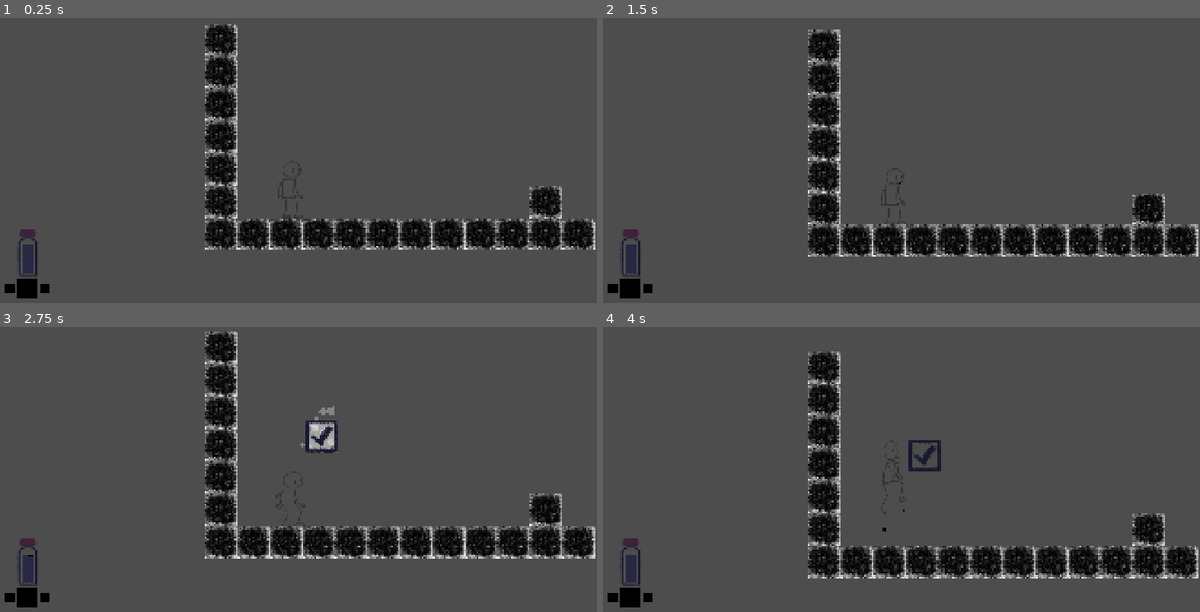
Above: before the commit, frames 1-4 (two rows, left to right).
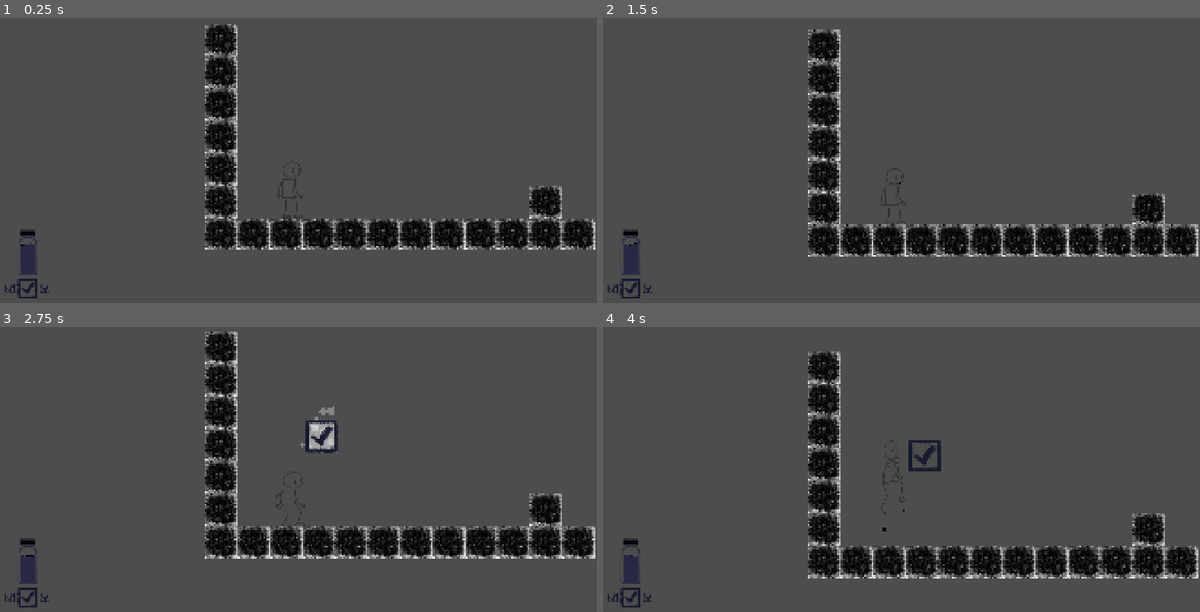
Above: after the commit, the same moments.

Repository: YhagoTomasini/Exlabers_Felpojam_026
Game: Godot game, scene res://Cenas/sala_de_testes.tscn
The game is run twice, just before and just after one commit, with the same random seed, the same clock (stepped at 60 frames per second) and the same inputs. The engine's default icon, where the game draws it, is replaced by a stand-in: a white triangle on a blue panel in a dark square.
Inputs (mouse positions are in pixels of both pictures, inside the frame that each line leads up to):
- Up to frame 1 (0.25 s): no input
- Up to frame 2 (1.5 s): move the mouse to (1026, 126) at 0.52 s; hold E (UI_move_right) from 0.53 s (still down); click (1026, 126) at 0.6 s; tap Up (ui_up) at 0.77 s; move the mouse to (776, 160) at 1.27 s; click (776, 160) at 1.35 s
- Up to frame 3 (2.75 s): tap Up (ui_up) at 1.52 s; move the mouse to (352, 378) at 2.02 s; release E (UI_move_right) at 2.03 s; hold Q (UI_move_left) from 2.03 s (still down); hold Right mouse button (clickRight) from 2.03 s (still down); click (352, 378) at 2.3 s
- Up to frame 4 (4 s): move the mouse to (865, 520) at 2.77 s; release Q (UI_move_left) at 2.78 s; release Right mouse button (clickRight) at 2.78 s; hold E (UI_move_right) from 2.78 s (still down); click (865, 520) at 2.85 s; tap Up (ui_up) at 3.02, 3.77 s; move the mouse to (1080, 503) at 3.52 s; click (1080, 503) at 3.6 s

The runs differ from the first frame. In frame 1, 0.5% of the frame differs, in the area x 0-9%, y 74-99%; in frame 2, 0.6%; in frame 3, 0.5%; in frame 4, 0.5%.

Commit message:
update frasco

Diff:
--- a/felpojams-dos-exlabers/Codigos/globals.gd
+++ b/felpojams-dos-exlabers/Codigos/globals.gd
@@ -2,10 +2,10 @@
 
 #preload das imagens dos icones da ui de cada cor de tinta para deixar no array
 #e permitir a funcionalidade do botão interativo que criei na ui
-var preto : Texture2D = preload("res://Imagens/preoUI.png")
-var magenta : Texture2D = preload("res://Imagens/magentaUI.png")
-var amarelo : Texture2D = preload("res://Imagens/amareloUI.png")
-var ciano : Texture2D = preload("res://Imagens/cianoUI.png")
+var preto : Texture2D = preload("res://Imagens/carimbos/preto.png")
+var magenta : Texture2D = preload("res://Imagens/carimbos/magenta2.png")
+var amarelo : Texture2D = preload("res://Imagens/carimbos/amarelo.png")
+var ciano : Texture2D = preload("res://Imagens/carimbos/azul.png")
 
 # VARIAVEIS GLOBAIS
 
--- a/felpojams-dos-exlabers/Codigos/ui_tintas.gd
+++ b/felpojams-dos-exlabers/Codigos/ui_tintas.gd
@@ -9,12 +9,12 @@
 
 @export var barra : Sprite2D
 @export var barra2 : Sprite2D
+@export var frasco : Sprite2D
 
 func _ready() -> void:
 	atualizar_tintas()
 	atualizar_barra()
 
-	barra2.self_modulate = Color(0.0, 0.0, 0.0, 1.0)
 #Essa função serve para atualizar a barra de nivel de cada tinta nos carimbos,
 #uma forma visual de mostrar para o player que a tinta esta acabando
 func atualizar_barra():
@@ -25,19 +25,24 @@
 	#Sempre que chamado irá verificar qual a tinta atual
 	if Globals.corAtual == 0:
 		barra.self_modulate = Color(0.157, 0.157, 0.267, 1.0)
+		frasco.self_modulate = Color(0.157, 0.157, 0.267, 1.0)
+
 		estoqueAtual = Globals.tanqueTintaPreta
 
 	elif Globals.corAtual == 2:
 		estoqueAtual = Globals.tanqueTintaMagenta
 		barra.self_modulate = Color(1.0, 0.0, 1.0, 1.0)
+		frasco.self_modulate = Color(1.0, 0.0, 1.0, 1.0)
 
 	elif Globals.corAtual == 1:
 		estoqueAtual = Globals.tanqueTintaAmarelo
 		barra.self_modulate = Color(1.0, 1.0, 0.0, 1.0)
+		frasco.self_modulate = Color(1.0, 1.0, 0.0, 1.0)
 
 	elif Globals.corAtual == 3:
 		estoqueAtual = Globals.tanqueTintaCiano
 		barra.self_modulate = Color(0.0, 1.0, 1.0, 1.0)
+		frasco.self_modulate = Color(0.0, 1.0, 1.0, 1.0)
 
 	#e escala ela baseado no maximo que teria de tinta e a quantidadde de tinta atual
 	barra.scale.y = (estoqueAtual / Globals.maxTanque)*1.5
--- a/felpojams-dos-exlabers/Prefabs/ui_tintas.tscn
+++ b/felpojams-dos-exlabers/Prefabs/ui_tintas.tscn
@@ -4,23 +4,23 @@
 [ext_resource type="Script" uid="uid://btslllw50g2d2" path="res://Codigos/ui_tintas.gd" id="1_y871h"]
 [ext_resource type="Shader" uid="uid://dirjjsfbncuwq" path="res://Temas_UI/ui_tintas.gdshader" id="2_mpdm0"]
 [ext_resource type="Texture2D" uid="uid://dfxsbrknioce6" path="res://Imagens/quadradoBranco.png" id="4_badn5"]
-[ext_resource type="Texture2D" uid="uid://cr40m0tkcqujp" path="res://Imagens/UI/frasco_preto.png" id="4_mpdm0"]
+[ext_resource type="Texture2D" uid="uid://cmwu3d5nlchph" path="res://Imagens/UI/frasco_generico.png" id="4_mpdm0"]
 
 [sub_resource type="ShaderMaterial" id="ShaderMaterial_tmomi"]
 shader = ExtResource("2_mpdm0")
 shader_parameter/progress = 0.0550000026125
-shader_parameter/wave_strength = 3.0
+shader_parameter/wave_strength = 4.0
 shader_parameter/wave_speed = -4.0
-shader_parameter/wave_frequency = 3.0
+shader_parameter/wave_frequency = 5.2
 
 [sub_resource type="ShaderMaterial" id="ShaderMaterial_mpdm0"]
 shader = ExtResource("2_mpdm0")
 shader_parameter/progress = 0.0550000026125
-shader_parameter/wave_strength = 3.0
+shader_parameter/wave_strength = 4.0
 shader_parameter/wave_speed = 4.0
-shader_parameter/wave_frequency = 3.0
+shader_parameter/wave_frequency = 5.2
 
-[node name="UI_Tintas" type="Control" node_paths=PackedStringArray("icone1", "icone2", "icone3", "barra", "barra2")]
+[node name="UI_Tintas" type="Control" node_paths=PackedStringArray("icone1", "icone2", "icone3", "barra", "barra2", "frasco")]
 layout_mode = 3
 anchors_preset = 2
 anchor_top = 1.0
@@ -36,24 +36,25 @@
 icone3 = NodePath("IconeT22")
 barra = NodePath("BarraTanque")
 barra2 = NodePath("Sprite2D")
+frasco = NodePath("FundoBarraTanque")
 
 [node name="Sprite2D" type="Sprite2D" parent="."]
+self_modulate = Color(0, 0, 0, 1)
 material = SubResource("ShaderMaterial_tmomi")
-position = Vector2(104, -98)
-scale = Vector2(0.6, 1.5)
+position = Vector2(104, -97)
+scale = Vector2(0.7, 1.5)
 texture = ExtResource("4_badn5")
 offset = Vector2(0, -32)
 
 [node name="BarraTanque" type="Sprite2D" parent="."]
 material = SubResource("ShaderMaterial_mpdm0")
-position = Vector2(104, -97.99999)
-scale = Vector2(0.6, 1.5)
+position = Vector2(104, -97)
+scale = Vector2(0.7, 1.5)
 texture = ExtResource("4_badn5")
 offset = Vector2(0, -32)
 
 [node name="FundoBarraTanque" type="Sprite2D" parent="."]
 position = Vector2(104, -160)
-scale = Vector2(2.0908344, 2.1215277)
 texture = ExtResource("4_mpdm0")
 
 [node name="IconeT13" type="TextureRect" parent="."]
Not shown, added: felpojams-dos-exlabers/Imagens/UI/frasco_generico.png.import
